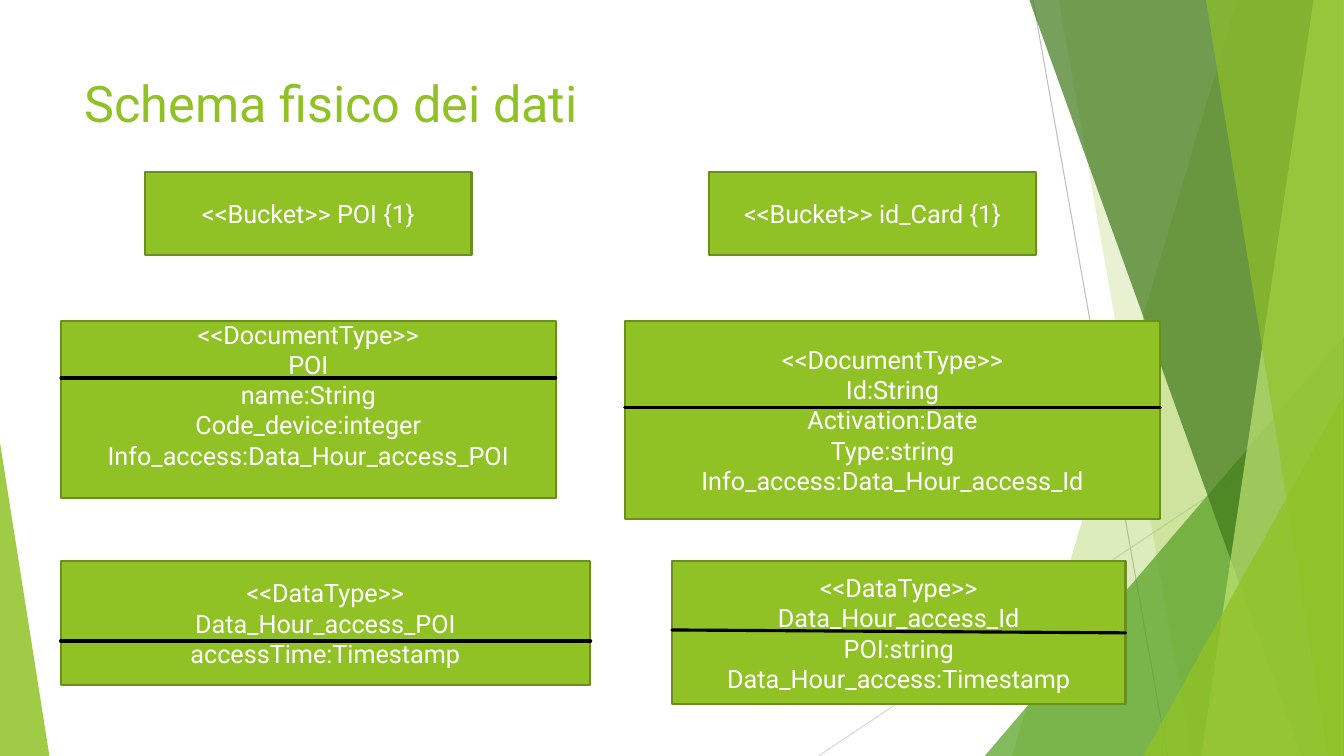
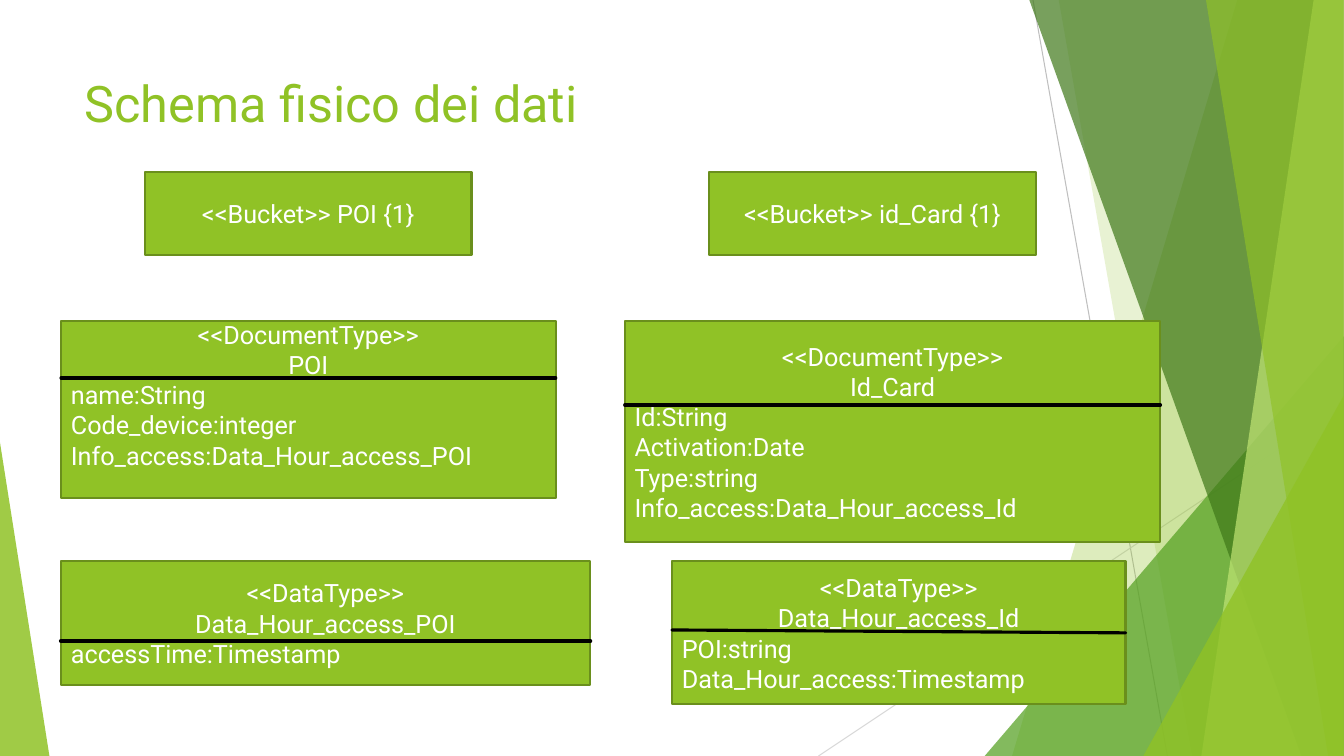
Before and after one commit to Buzzolan/VeronaCardMongoDB, a slide deck: slide 34 of Presentazione_progetto.pptx. Drawn at 1344x756 pixels with LibreOffice and Linux fonts; fonts in the diff are those of the drawing. Boxes give left, top, right and bottom in pixels: in the first picture for what was removed or moved away, otherwise in the second. Text is boxed around its words. In the diff, an @@ line names an element or a change of style, - is before the commit and + after.

```diff
--- a/Presentazione_progetto.pptx
+++ b/Presentazione_progetto.pptx
@@ rectangle "<<DocumentType>>" resized from (x1=625, y1=321, x2=1162, y2=518) to (x1=625, y1=321, x2=1162, y2=542) @@
@@ text in rectangle at (x1=71, y1=386, x2=472, y2=467): alignment centre to left @@
@@ text in rectangle at (x1=850, y1=377, x2=935, y2=398): paragraph added @@
+Id_Card
@@ text in rectangle at (x1=635, y1=403, x2=1017, y2=519): alignment centre to left @@
@@ text in rectangle at (x1=71, y1=640, x2=341, y2=668): alignment centre to left @@
@@ text in rectangle at (x1=682, y1=640, x2=1025, y2=693): alignment centre to left @@
```
Also in this commit, not shown: 2 other slides changed.
